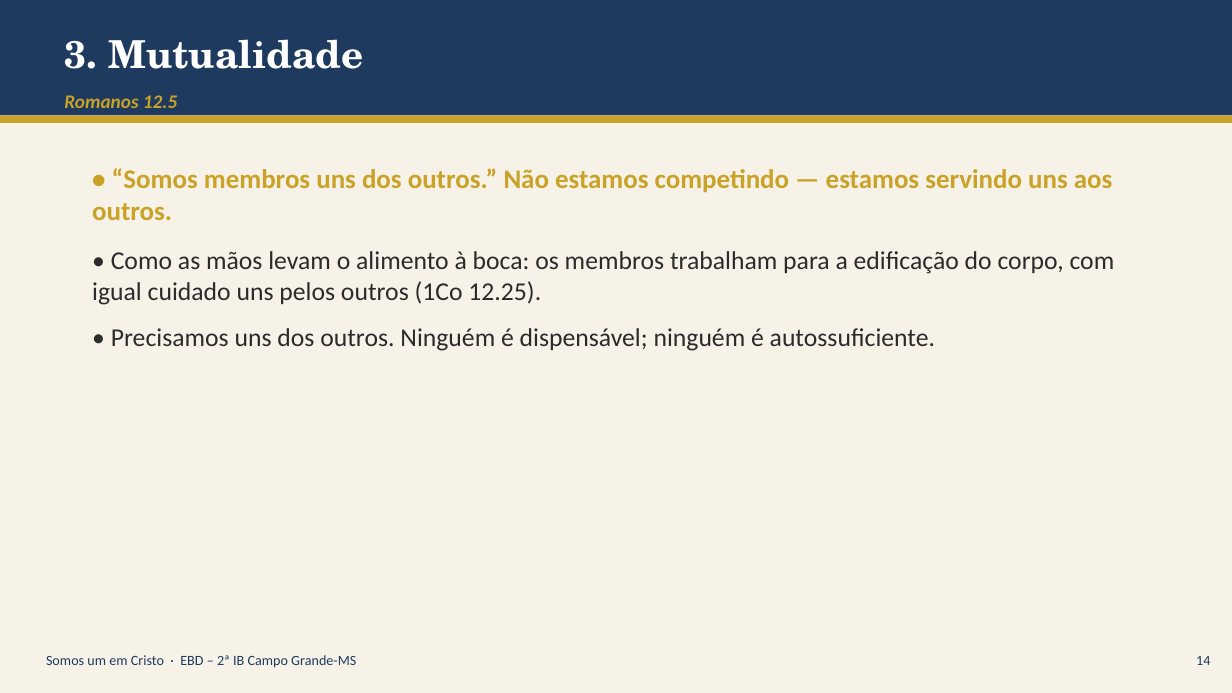
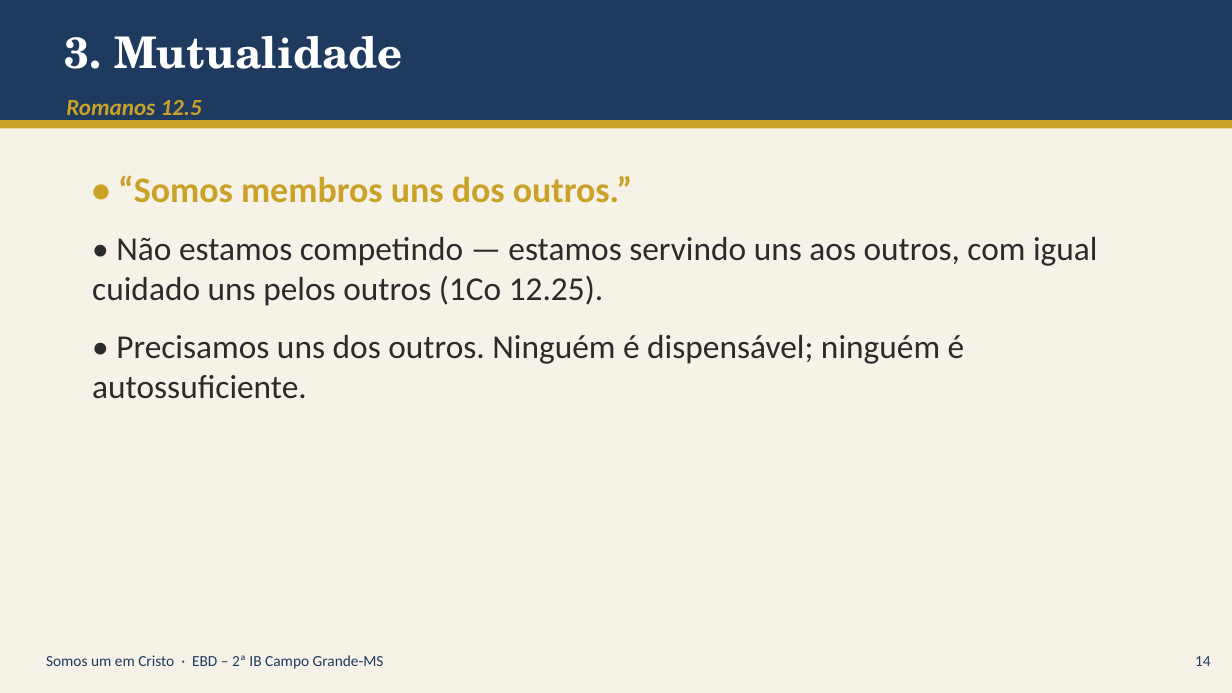
Before and after one commit to aluizio-netizen/campaign-3, a slide deck: slide 14 of aula-somos-um-em-cristo/Somos_um_em_Cristo_apresentacao.pptx. Drawn at 1232x693 pixels with LibreOffice and Linux fonts; fonts in the diff are those of the drawing. Boxes give left, top, right and bottom in pixels: in the first picture for what was removed or moved away, otherwise in the second. Text is boxed around its words. In the diff, an @@ line names an element or a change of style, - is before the commit and + after.

```diff
--- a/aula-somos-um-em-cristo/Somos_um_em_Cristo_apresentacao.pptx
+++ b/aula-somos-um-em-cristo/Somos_um_em_Cristo_apresentacao.pptx
@@ rectangle resized from (x1=0, y1=0, x2=1232, y2=116) to (x1=0, y1=0, x2=1232, y2=120) @@
@@ text "3. Mutualidade" at (x1=64, y1=36, x2=403, y2=69): size 30 to 34 pt @@
@@ text "Romanos 12.5" at (x1=66, y1=100, x2=202, y2=121): size 15 to 18 pt @@
@@ rectangle moved from (x1=0, y1=116, x2=1232, y2=123) to (x1=0, y1=120, x2=1232, y2=128) @@
@@ text at (x1=92, y1=175, x2=1097, y2=306): text changed; size 20 to 26 pt @@
-• “Somos membros uns dos outros.” Não estamos competindo — estamos servindo uns aos outros.
-• Como as mãos levam o alimento à boca: os membros trabalham para a edificação do corpo, com igual cuidado uns pelos outros (1Co 12.25).
+• “Somos membros uns dos outros.”
+• Não estamos competindo — estamos servindo uns aos outros, com igual cuidado uns pelos outros (1Co 12.25).
@@ text at (x1=92, y1=335, x2=965, y2=399): size 20 to 26 pt in "• Precisamos uns dos outros. Ninguém é ..."; more space between paragraphs @@
@@ text "Somos um em Cristo · ..." at (x1=46, y1=655, x2=384, y2=669): size 11 to 12 pt @@
@@ text "14" at (x1=1195, y1=656, x2=1211, y2=666): size 11 to 12 pt @@
```
Also in this commit, not shown: 21 other slides changed, 1 other file.
